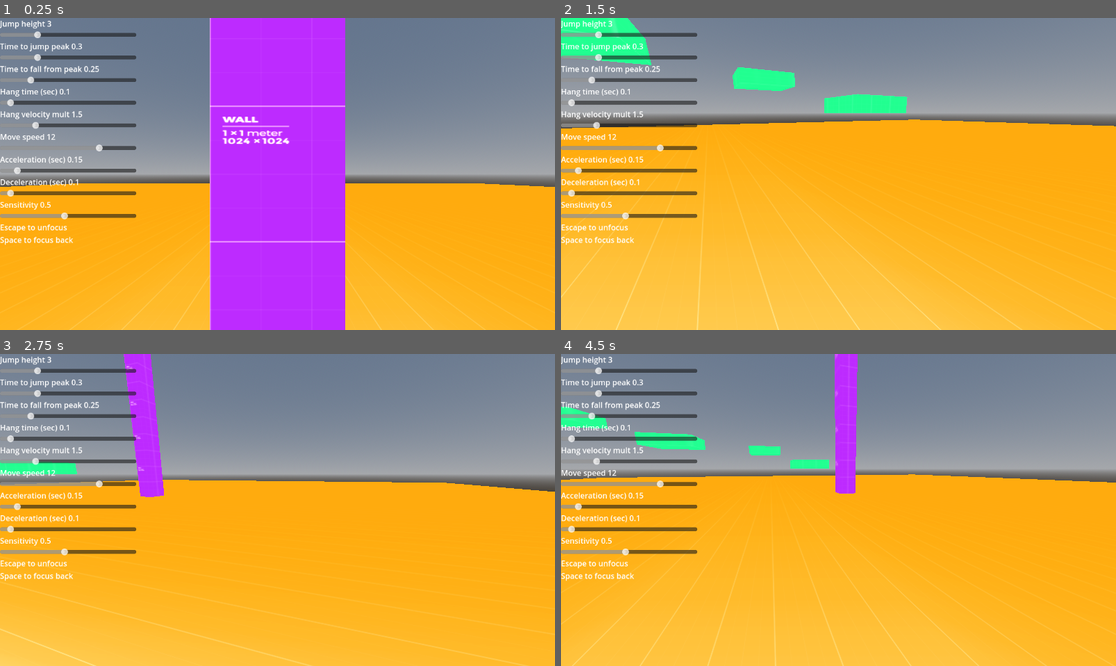
Above: before the commit, frames 1-4 (two rows, left to right).
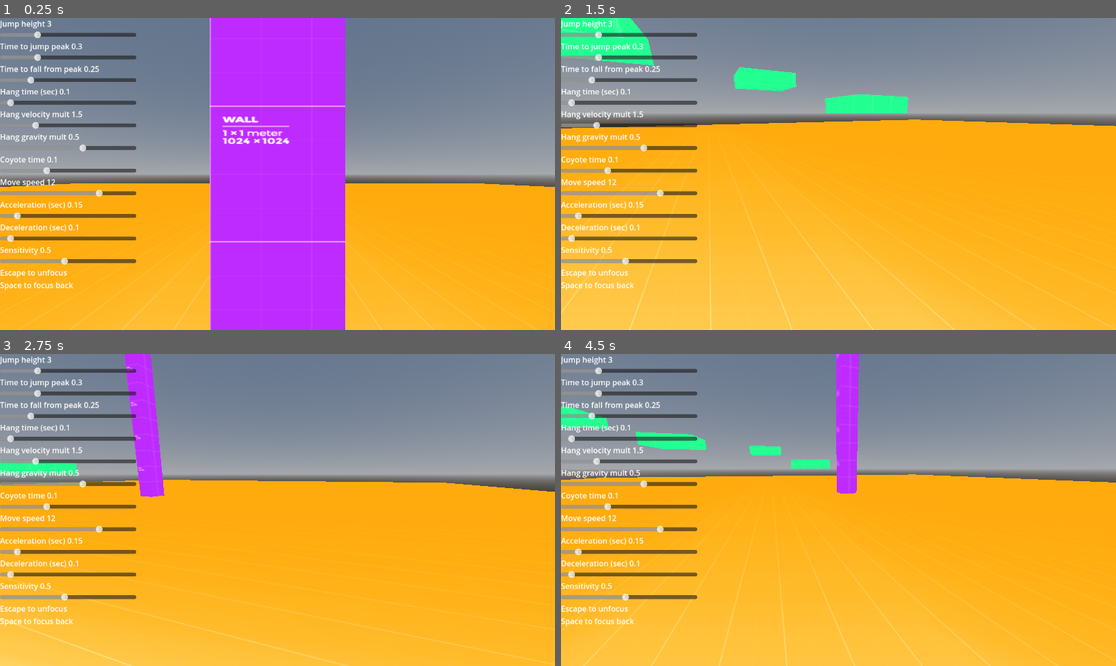
Above: after the commit, the same moments.

Repository: cookie1170/3d-character-controller
Game: Godot game, scene res://levels/level.tscn
Same seed, same stepped clock (60 frames per second), same inputs: the game is played once before the commit and once after it.
Inputs (mouse positions are in pixels of both pictures, inside the frame that each line leads up to):
- Up to frame 1 (0.25 s): no input
- Up to frame 2 (1.5 s): tap Enter at 0.5 s; move the mouse to (960, 158) at 0.52 s; hold D (right) 0.53-1.28 s; hold Space (focus_click) 0.53-1.28 s; move the mouse to (810, 174) at 1.27 s; hold S (back) from 1.28 s (still down); tap W (forw) at 1.35 s
- Up to frame 3 (2.75 s): move the mouse to (288, 503) at 2.02 s; release S (back) at 2.03 s; hold D (right) from 2.03 s (still down); hold Space (focus_click) from 2.03 s (still down)
- Up to frame 4 (4.5 s): move the mouse to (832, 516) at 2.77 s; release Space (focus_click) at 2.78 s; tap W (forw) at 2.85, 4.35 s; move the mouse to (877, 513) at 3.52 s; release D (right) at 3.53 s; hold Space (focus_click) 3.53-4.28 s; hold A (left) from 3.53 s (still down); move the mouse to (794, 506) at 4.27 s

The runs differ from the first frame. In frame 1, 2.4% of the frame differs, in the area x 0-25%, y 37-88%; in frame 2, 3.9%, in the area x 0-100%, y 0-100%; in frame 3, 3.3%; in frame 4, 3.8%.

Commit message:
even more movement variables cuz why not

Diff:
--- a/levels/level.tscn
+++ b/levels/level.tscn
@@ -157,17 +157,17 @@
 script = ExtResource("5_ic6ij")
 player_var_name = "fall_time_sec"
 
-[node name="VBoxContainer4" type="VBoxContainer" parent="CanvasLayer/VBoxContainer/VBoxContainer3"]
-layout_mode = 2
-
-[node name="Label" type="Label" parent="CanvasLayer/VBoxContainer/VBoxContainer3/VBoxContainer4" node_paths=PackedStringArray("h_slider")]
+[node name="VBoxContainer4" type="VBoxContainer" parent="CanvasLayer/VBoxContainer"]
+layout_mode = 2
+
+[node name="Label" type="Label" parent="CanvasLayer/VBoxContainer/VBoxContainer4" node_paths=PackedStringArray("h_slider")]
 layout_mode = 2
 text = "Hang time (sec)"
 script = ExtResource("4_v0u4u")
 text1 = "Hang time (sec)"
 h_slider = NodePath("../HSlider")
 
-[node name="HSlider" type="HSlider" parent="CanvasLayer/VBoxContainer/VBoxContainer3/VBoxContainer4"]
+[node name="HSlider" type="HSlider" parent="CanvasLayer/VBoxContainer/VBoxContainer4"]
 layout_mode = 2
 min_value = 0.05
 max_value = 1.0
@@ -176,17 +176,17 @@
 script = ExtResource("5_ic6ij")
 player_var_name = "hang_time"
 
-[node name="VBoxContainer5" type="VBoxContainer" parent="CanvasLayer/VBoxContainer/VBoxContainer3"]
-layout_mode = 2
-
-[node name="Label" type="Label" parent="CanvasLayer/VBoxContainer/VBoxContainer3/VBoxContainer5" node_paths=PackedStringArray("h_slider")]
+[node name="VBoxContainer5" type="VBoxContainer" parent="CanvasLayer/VBoxContainer"]
+layout_mode = 2
+
+[node name="Label2" type="Label" parent="CanvasLayer/VBoxContainer/VBoxContainer5" node_paths=PackedStringArray("h_slider")]
 layout_mode = 2
 text = "Hang velocity mult"
 script = ExtResource("4_v0u4u")
 text1 = "Hang velocity mult"
 h_slider = NodePath("../HSlider")
 
-[node name="HSlider" type="HSlider" parent="CanvasLayer/VBoxContainer/VBoxContainer3/VBoxContainer5"]
+[node name="HSlider" type="HSlider" parent="CanvasLayer/VBoxContainer/VBoxContainer5"]
 layout_mode = 2
 min_value = 1.0
 max_value = 3.0
@@ -195,6 +195,42 @@
 script = ExtResource("5_ic6ij")
 player_var_name = "hang_vel_mult"
 
+[node name="VBoxContainer10" type="VBoxContainer" parent="CanvasLayer/VBoxContainer"]
+layout_mode = 2
+
+[node name="Label" type="Label" parent="CanvasLayer/VBoxContainer/VBoxContainer10" node_paths=PackedStringArray("h_slider")]
+layout_mode = 2
+text = "Hang gravity mult"
+script = ExtResource("4_v0u4u")
+text1 = "Hang gravity mult"
+h_slider = NodePath("../HSlider")
+
+[node name="HSlider" type="HSlider" parent="CanvasLayer/VBoxContainer/VBoxContainer10"]
+layout_mode = 2
+min_value = 0.1
+max_value = 0.75
+step = 0.05
+value = 0.1
+script = ExtResource("5_ic6ij")
+player_var_name = "hang_grav_mult"
+
+[node name="VBoxContainer11" type="VBoxContainer" parent="CanvasLayer/VBoxContainer"]
+layout_mode = 2
+
+[node name="Label" type="Label" parent="CanvasLayer/VBoxContainer/VBoxContainer11" node_paths=PackedStringArray("h_slider")]
+layout_mode = 2
+text = "Coyote time"
+script = ExtResource("4_v0u4u")
+text1 = "Coyote time"
+h_slider = NodePath("../HSlider")
+
+[node name="HSlider" type="HSlider" parent="CanvasLayer/VBoxContainer/VBoxContainer11"]
+layout_mode = 2
+max_value = 0.3
+step = 0.05
+script = ExtResource("5_ic6ij")
+player_var_name = "coyote_time"
+
 [node name="VBoxContainer6" type="VBoxContainer" parent="CanvasLayer/VBoxContainer"]
 layout_mode = 2
 
--- a/player/player.tscn
+++ b/player/player.tscn
@@ -17,6 +17,8 @@
 fall_time_sec = 0.25
 hang_time = 0.1
 hang_vel_mult = 1.5
+hang_grav_mult = 0.5
+coyote_time = 0.1
 terminal_velocity = 16.0
 move_speed = 12.0
 accel_time_sec = 0.15
@@ -64,6 +66,6 @@
 grounded_state = NodePath("../Grounded")
 
 [connection signal="state_changed" from="StateMachine/Grounded" to="StateMachine" method="_change_state"]
+[connection signal="jump_cut" from="StateMachine/Jumping" to="StateMachine/Falling" method="_on_jump_cut"]
 [connection signal="state_changed" from="StateMachine/Jumping" to="StateMachine" method="_change_state"]
-[connection signal="buffered_jump" from="StateMachine/Falling" to="StateMachine/Grounded" method="_on_buffered_jump"]
 [connection signal="state_changed" from="StateMachine/Falling" to="StateMachine" method="_change_state"]
--- a/player/player_common.gd
+++ b/player/player_common.gd
@@ -9,6 +9,8 @@
 @export var fall_time_sec : float
 @export var hang_time : float
 @export var hang_vel_mult : float
+@export var hang_grav_mult : float
+@export var coyote_time : float
 @export var terminal_velocity : float
 @export var move_speed : float
 @export var accel_time_sec : float
@@ -84,3 +86,4 @@
 	$StateMachine/Jumping.recalculate_movement()
 	$StateMachine/Falling.recalculate_movement()
 	%HangTimer.wait_time = hang_time
+	%CoyoteTimer.wait_time = coyote_time
--- a/player/state_machine/falling_state.gd
+++ b/player/state_machine/falling_state.gd
@@ -1,6 +1,4 @@
 extends State
-
-signal buffered_jump
 
 @export var jumping_state : State
 @export var grounded_state : State
@@ -9,24 +7,30 @@
 @onready var hang_timer: Timer = %HangTimer
 @onready var grav : float = (-2.0 * owner.jump_height) / (owner.fall_time_sec ** 2)
 
+var jump_cut : bool = false
+
 func enter(previous_state) -> void:
 	super(previous_state)
 	if previous_state == grounded_state:
 		coyote_timer.start()
-	if previous_state == jumping_state:
+	if previous_state == jumping_state and not jump_cut:
 		hang_timer.start()
-		owner.velocity.x *= owner.hang_vel_mult
-		owner.velocity.z *= owner.hang_vel_mult
+		var tween = get_tree().create_tween()
+		tween.tween_property(owner, "velocity:x", owner.velocity.x * owner.hang_vel_mult, owner.hang_time / 1.5)
+		tween.tween_property(owner, "velocity:z", owner.velocity.z * owner.hang_vel_mult, owner.hang_time / 1.5)
+	jump_cut = false
 
 func _physics_process(delta: float) -> void:
-	owner.velocity.y += grav * delta * (0.5 if not hang_timer.is_stopped() else 1.0)
+	owner.velocity.y += grav * delta * (owner.hang_grav_mult if not hang_timer.is_stopped() else 1.0)
 	if Input.is_action_just_pressed("jump"):
 		if not coyote_timer.is_stopped():
 			emit_signal("state_changed", jumping_state)
-		else:
-			emit_signal("buffered_jump")
 	if owner.is_on_floor():
 		emit_signal("state_changed", grounded_state)
 
 func recalculate_movement() -> void:
 	grav = (-2.0 * owner.jump_height) / (owner.fall_time_sec ** 2)
+
+
+func _on_jump_cut() -> void:
+	jump_cut = true
--- a/player/state_machine/jumping_state.gd
+++ b/player/state_machine/jumping_state.gd
@@ -1,4 +1,6 @@
 extends State
+
+signal jump_cut
 
 @export var grounded_state : State
 @export var falling_state : State
@@ -17,7 +19,8 @@
 	if owner.velocity.y <= 0:
 		emit_signal("state_changed", falling_state)
 	if Input.is_action_just_released("jump"):
-		owner.velocity.y -= 2.5
+		owner.velocity.y -= 4
+		emit_signal("jump_cut")
 		emit_signal("state_changed", falling_state)
 
 func recalculate_movement() -> void:
